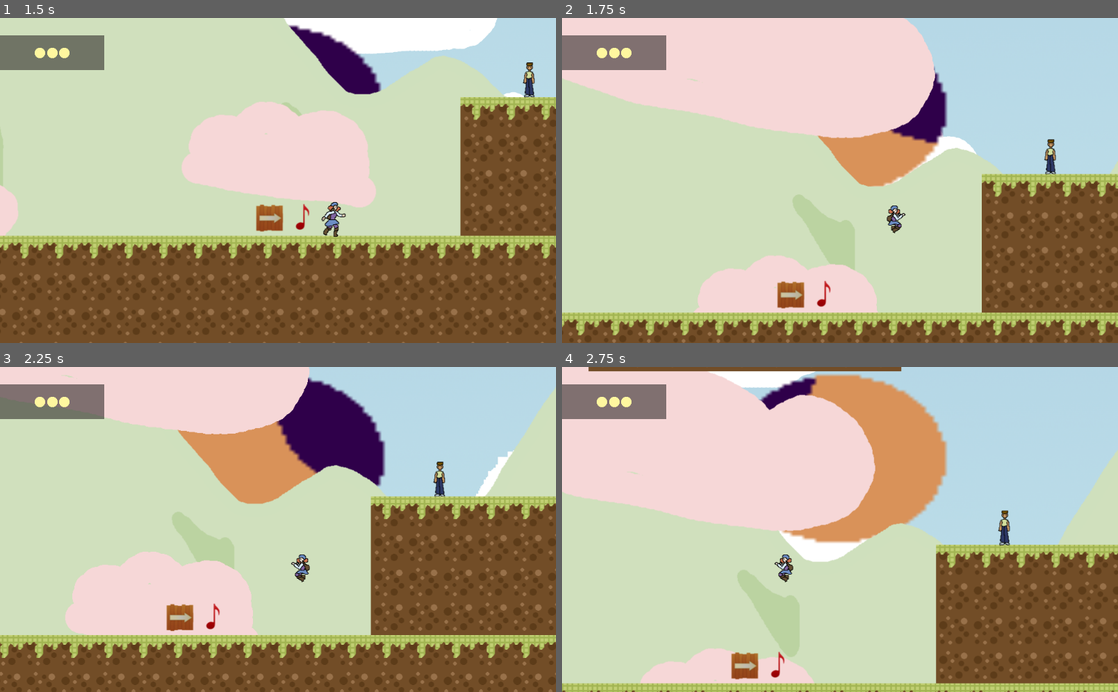
Above: before the commit, frames 1-4 (two rows, left to right).
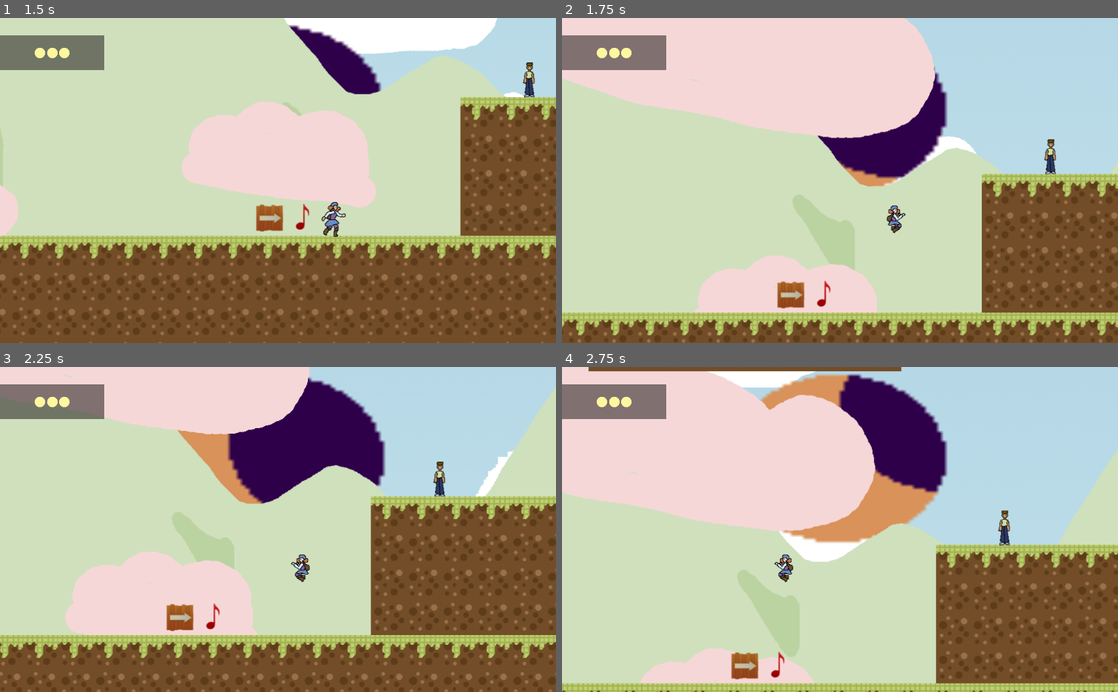
Above: after the commit, the same moments.

Repository: elros88/eclipta
Game: Godot game, scene res://levels/title.tscn
Two runs of this game, one before a commit and one after it. Both use one fixed random seed, a clock stepped at 60 frames per second and the inputs below.
Inputs:
- Up to frame 1 (1.5 s): hold Space (jump) 0.53-1.28 s; hold Right (right) from 0.53 s (still down); tap X (red) at 0.6 s; tap Space (jump) at 1.35 s
- Up to frame 2 (1.75 s): keep holding Right (right); tap Space (jump) at 1.52 s; tap X (red) at 1.55 s
- Up to frame 3 (2.25 s): tap Space (jump) at 1.82 s; release Right (right) at 2.03 s; hold Left (left) from 2.03 s (still down); hold Space (jump) from 2.03 s (still down); tap Tab (attack) at 2.1 s
- Up to frame 4 (2.75 s): keep holding Left (left); keep holding Space (jump)

Frame 1 is identical in both runs. In frame 2, 2.1% of the frame differs, in the area x 45-68%, y 34-50%; in frame 3, 2.5%; in frame 4, 4.9%, in the area x 35-70%, y 2-39%.

Commit message:
creditos listos

Diff:
--- /dev/null
+++ b/AudioStreamPlayer2D.gd
@@ -0,0 +1 @@
+extends AudioStreamPlayer2D
--- /dev/null
+++ b/character/credits.tscn
@@ -0,0 +1,46 @@
+[gd_scene load_steps=8 format=2]
+
+[ext_resource path="res://resource/credits/Fondo 3.png" type="Texture" id=1]
+[ext_resource path="res://resource/credits/Fondo 1.png" type="Texture" id=2]
+[ext_resource path="res://resource/credits/Fondo 2.png" type="Texture" id=3]
+[ext_resource path="res://resource/credits/3.png" type="Texture" id=4]
+[ext_resource path="res://credits.gd" type="Script" id=5]
+[ext_resource path="res://resource/sound/INTRO.wav" type="AudioStream" id=6]
+
+[sub_resource type="SpriteFrames" id=1]
+animations = [ {
+"frames": [ ExtResource( 4 ) ],
+"loop": true,
+"name": "0",
+"speed": 5.0
+}, {
+"frames": [ ExtResource( 1 ) ],
+"loop": true,
+"name": "3",
+"speed": 5.0
+}, {
+"frames": [ ExtResource( 2 ) ],
+"loop": true,
+"name": "1",
+"speed": 5.0
+}, {
+"frames": [ ExtResource( 3 ) ],
+"loop": true,
+"name": "2",
+"speed": 5.0
+} ]
+
+[node name="Node2D" type="Node2D"]
+position = Vector2( 512, 296 )
+script = ExtResource( 5 )
+__meta__ = {
+"_edit_group_": true
+}
+
+[node name="AnimatedSprite" type="AnimatedSprite" parent="."]
+frames = SubResource( 1 )
+animation = "0"
+
+[node name="AudioStreamPlayer2D" type="AudioStreamPlayer2D" parent="."]
+stream = ExtResource( 6 )
+autoplay = true
--- /dev/null
+++ b/credits.gd
@@ -0,0 +1,24 @@
+extends Node2D
+
+var counter = 0
+signal close_game()
+
+func _ready():
+	pass
+
+func _process(delta):
+
+	if Input.is_action_just_pressed("jump"):
+		 counter += 1
+
+	if counter == 0:
+		$AnimatedSprite.play("0")
+	if counter == 1:
+		$AnimatedSprite.play("1")
+	if counter == 2:
+		$AnimatedSprite.play("2")
+	if counter == 3:
+		$AnimatedSprite.play("3")
+	if counter == 4:
+		emit_signal("close_game")
+		get_tree().quit()
--- a/levels/level-1.gd
+++ b/levels/level-1.gd
@@ -70,8 +70,7 @@
 
 func _on_Door_exit_level():
 	if friends_saved >= friends:
-		print("WIN")
-
+		get_tree().change_scene("res://character/credits.tscn")
 
 
 func _on_Foe_saved():
--- a/levels/level-1.tscn
+++ b/levels/level-1.tscn
@@ -169,7 +169,7 @@
 scale = Vector2( 7.5, 5.8125 )
 frames = SubResource( 29 )
 animation = "sun"
-frame = 7
+frame = 6
 playing = true
 
 [node name="Mountains" type="ParallaxLayer" parent="ParallaxBackground"]
Binary file added: resource/credits/3.png
Not shown, added: resource/credits/3.png.import
Binary file added: resource/credits/Fondo 1.png
Not shown, added: resource/credits/Fondo 1.png.import
Binary file added: resource/credits/Fondo 2.png
Not shown, added: resource/credits/Fondo 2.png.import
Binary file added: resource/credits/Fondo 3.png
Not shown, added: resource/credits/Fondo 3.png.import
Not shown, changed: resource/.DS_Store
Not shown, added: resource/credits/.DS_Store
